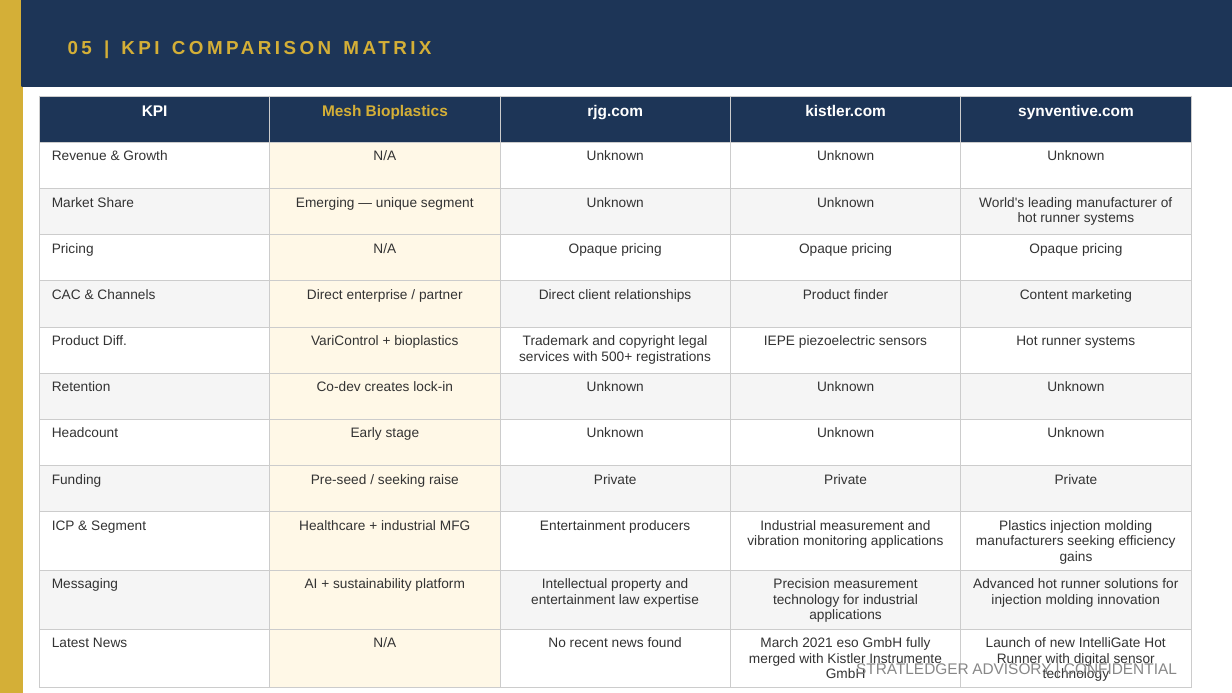
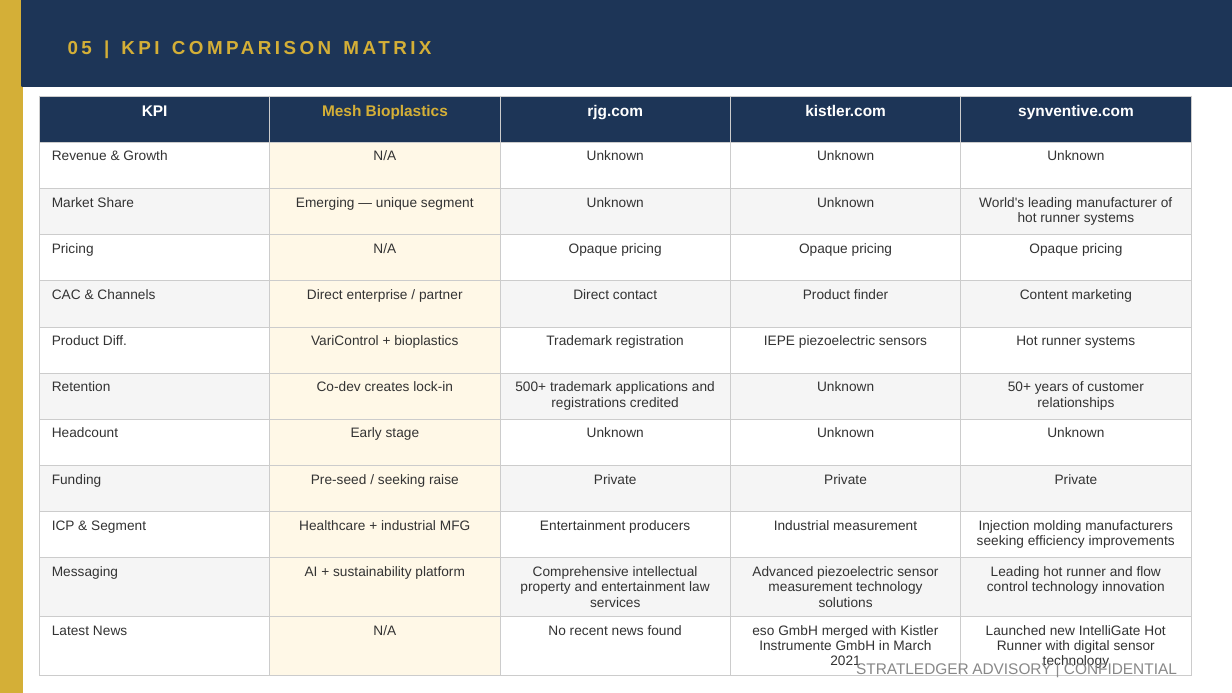
Before and after one commit to apexmakeshop-dot/droplet-commands, a slide deck: slide 9 of mesh_bioplastics_CI_Report.pptx. Drawn at 1232x693 pixels with LibreOffice and Linux fonts; fonts in the diff are those of the drawing. Boxes give left, top, right and bottom in pixels: in the first picture for what was removed or moved away, otherwise in the second. Text is boxed around its words. In the diff, an @@ line names an element or a change of style, - is before the commit and + after.

```diff
--- a/mesh_bioplastics_CI_Report.pptx
+++ b/mesh_bioplastics_CI_Report.pptx
@@ table at (x1=39, y1=96, x2=1191, y2=673) @@
-row 5, column 3: Direct client relationships
+row 5, column 3: Direct contact
-row 6, column 3: Trademark and copyright legal services with 500+ registrations
+row 6, column 3: Trademark registration
-row 7, column 3: Unknown
+row 7, column 3: 500+ trademark applications and registrations credited
-row 7, column 5: Unknown
+row 7, column 5: 50+ years of customer relationships
-row 10, column 4: Industrial measurement and vibration monitoring applications
+row 10, column 4: Industrial measurement
-row 10, column 5: Plastics injection molding manufacturers seeking efficiency gains
+row 10, column 5: Injection molding manufacturers seeking efficiency improvements
-row 11: Messaging | AI + sustainability platform | Intellectual property and entertainment law expertise | Precision measurement technology for industrial applications | Advanced hot runner solutions for injection molding innovation
+row 11: Messaging | AI + sustainability platform | Comprehensive intellectual property and entertainment law services | Advanced piezoelectric sensor measurement technology solutions | Leading hot runner and flow control technology innovation
-row 12, column 4: March 2021 eso GmbH fully merged with Kistler Instrumente GmbH
+row 12, column 4: eso GmbH merged with Kistler Instrumente GmbH in March 2021
-row 12, column 5: Launch of new IntelliGate Hot Runner with digital sensor technology
+row 12, column 5: Launched new IntelliGate Hot Runner with digital sensor technology
```
Also in this commit, not shown: 4 other slides changed.
